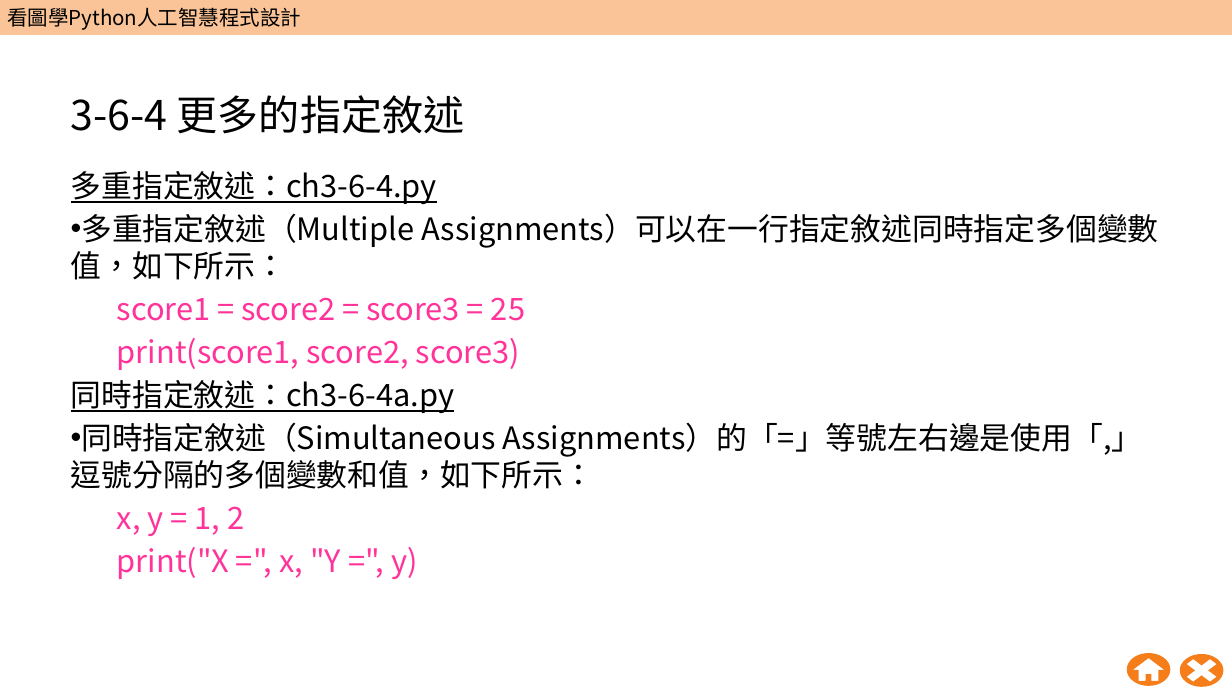
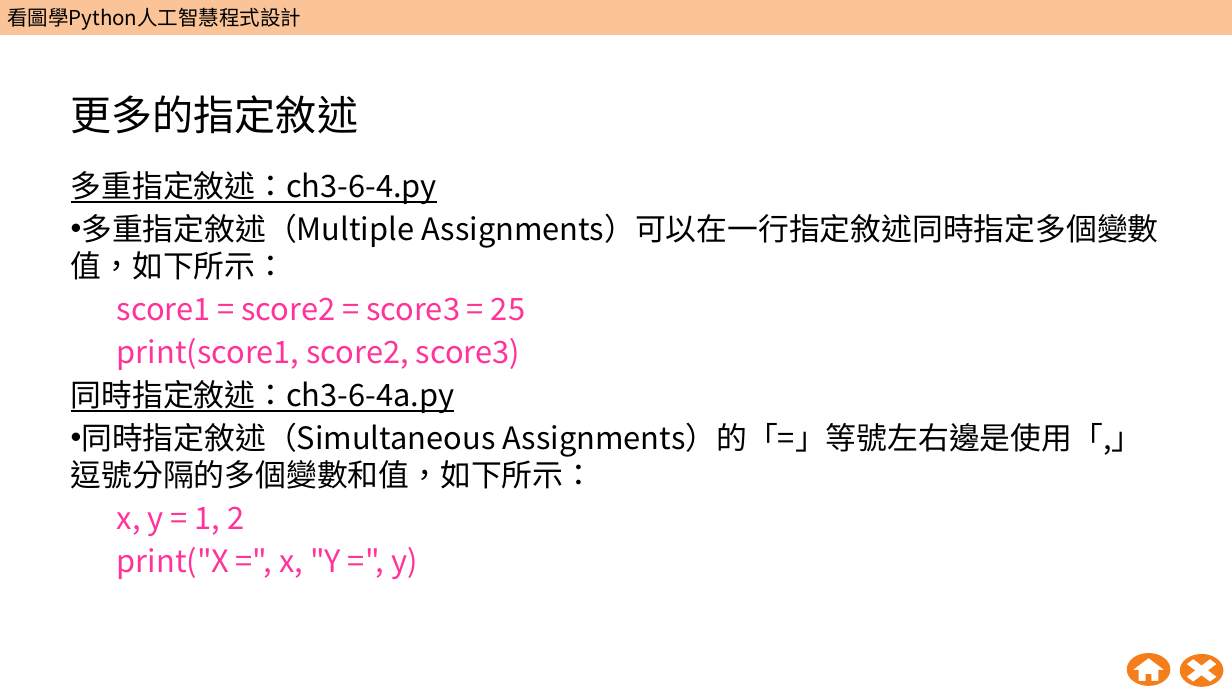
Before and after one commit to wangsungwen/Python-Artificial-Intelligence-Instruction, a slide deck: slide 73 of 五週Python人工智慧教學包/第1週/W01_教學簡報.pptx (slide 65 before the commit). Drawn at 1232x693 pixels with LibreOffice and Linux fonts; fonts in the diff are those of the drawing; background and template pictures are left out. Boxes give left, top, right and bottom in pixels: in the first picture for what was removed or moved away, otherwise in the second. Text is boxed around its words. In the diff, an @@ line names an element or a change of style, - is before the commit and + after.

```diff
--- a/五週Python人工智慧教學包/第1週/W01_教學簡報.pptx
+++ b/五週Python人工智慧教學包/第1週/W01_教學簡報.pptx
@@ title at (71, 95, 359, 134): text changed @@
-3-6-4 更多的指定敘述
+更多的指定敘述
```
Also in this commit, not shown: 17 other slides changed, 8 slides added.
